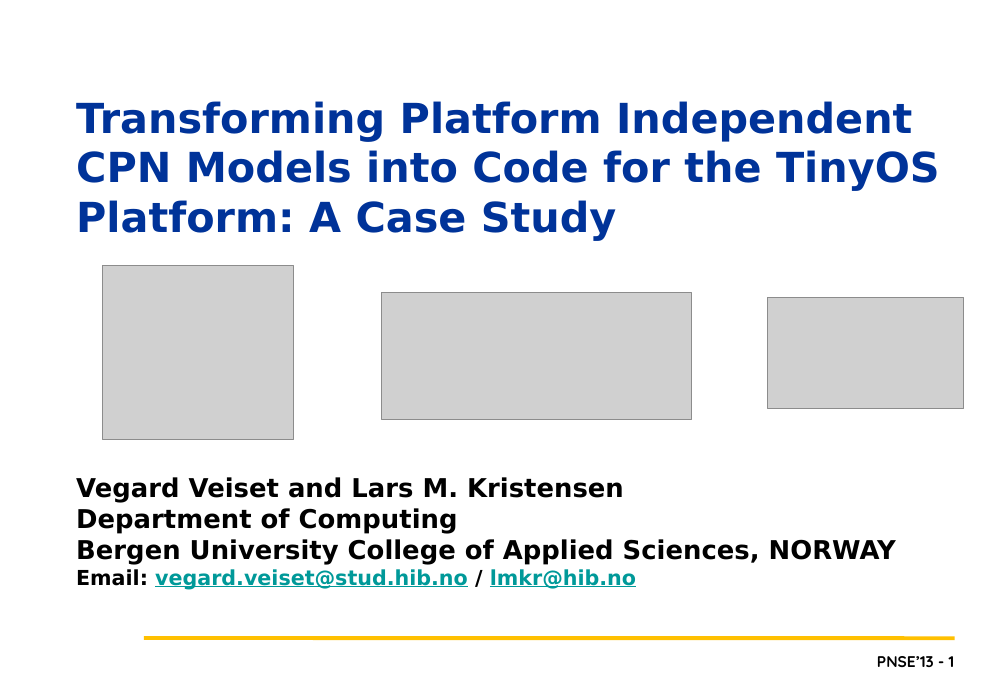
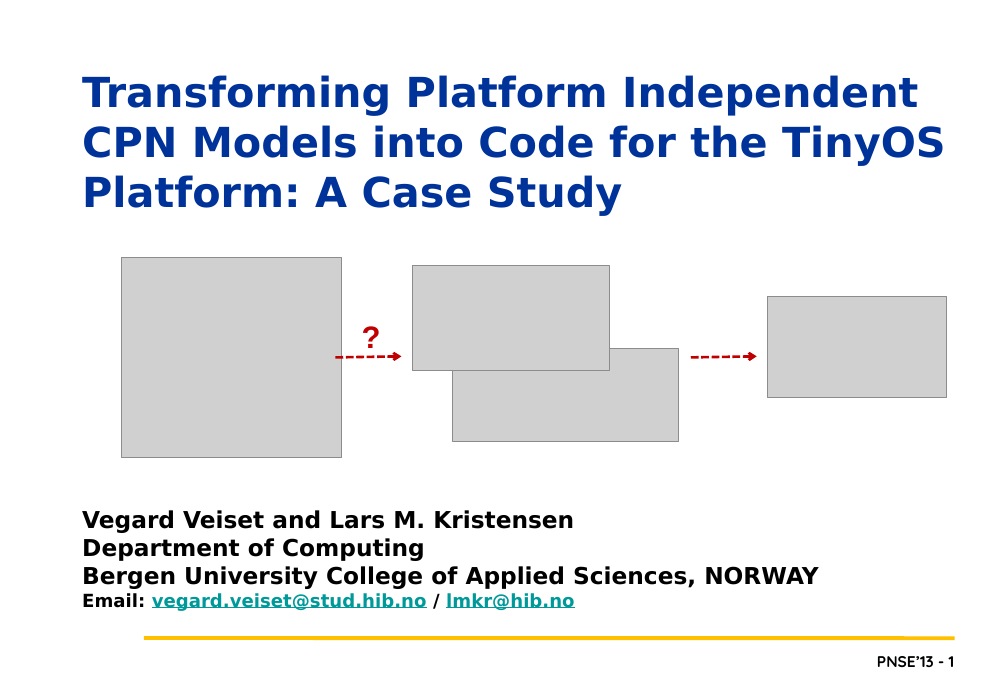
Before and after one commit to lmkr/pnse13roll, a slide deck: slide 1 of LMKPNSE2013.pptx. Drawn at 1008x698 pixels with LibreOffice and Linux fonts; fonts in the diff are those of the drawing; grey boxes stand for pictures; background and template pictures are left out. Boxes give left, top, right and bottom in pixels: in the first picture for what was removed or moved away, otherwise in the second. Text is boxed around its words. In the diff, an @@ line names an element or a change of style, - is before the commit and + after.

```diff
--- a/LMKPNSE2013.pptx
+++ b/LMKPNSE2013.pptx
@@ title "Transforming Platform Independent CPN Models ...": place and size @@
-title "Transforming Platform Independent CPN Models ..." at (76,101,940,241)
+title "Transforming Platform Independent CPN Models ..." at (82,75,946,216)
@@ picture: place and size @@
-picture at (102,266,293,439)
+picture at (121,257,342,457)
@@ picture added at (412,266,610,371) @@
@@ picture: place and size @@
-picture at (768,297,964,409)
+picture at (768,296,947,397)
@@ text added at (353,313,396,359), 24 pt, text #C00000, bold @@
+?
@@ arrow added from (336, 357) to (401, 356), #C00000 2 pt dashed @@
@@ picture: place and size @@
-picture at (382,292,692,420)
+picture at (453,349,679,442)
@@ arrow added from (691, 357) to (757, 356), #C00000 2 pt dashed @@
@@ subtitle "Vegard Veiset and Lars M. ...": place and size @@
-subtitle "Vegard Veiset and Lars M. ..." at (76,477,896,590)
+subtitle "Vegard Veiset and Lars M. ..." at (82,510,818,611)
@@ subtitle "Vegard Veiset and Lars M. ..." at (82,510,818,611): size 20 to 18 pt in "Vegard Veiset and Lars M. Kristensen", "Department of Computing", "Bergen University College of Applied Sciences, NORWAY"; size 16 to 14 pt in "Email: vegard.veiset@stud.hib.no / lmkr@hib.no" @@
```
Also in this commit, not shown: 10 other slides changed, 2 slides added.
